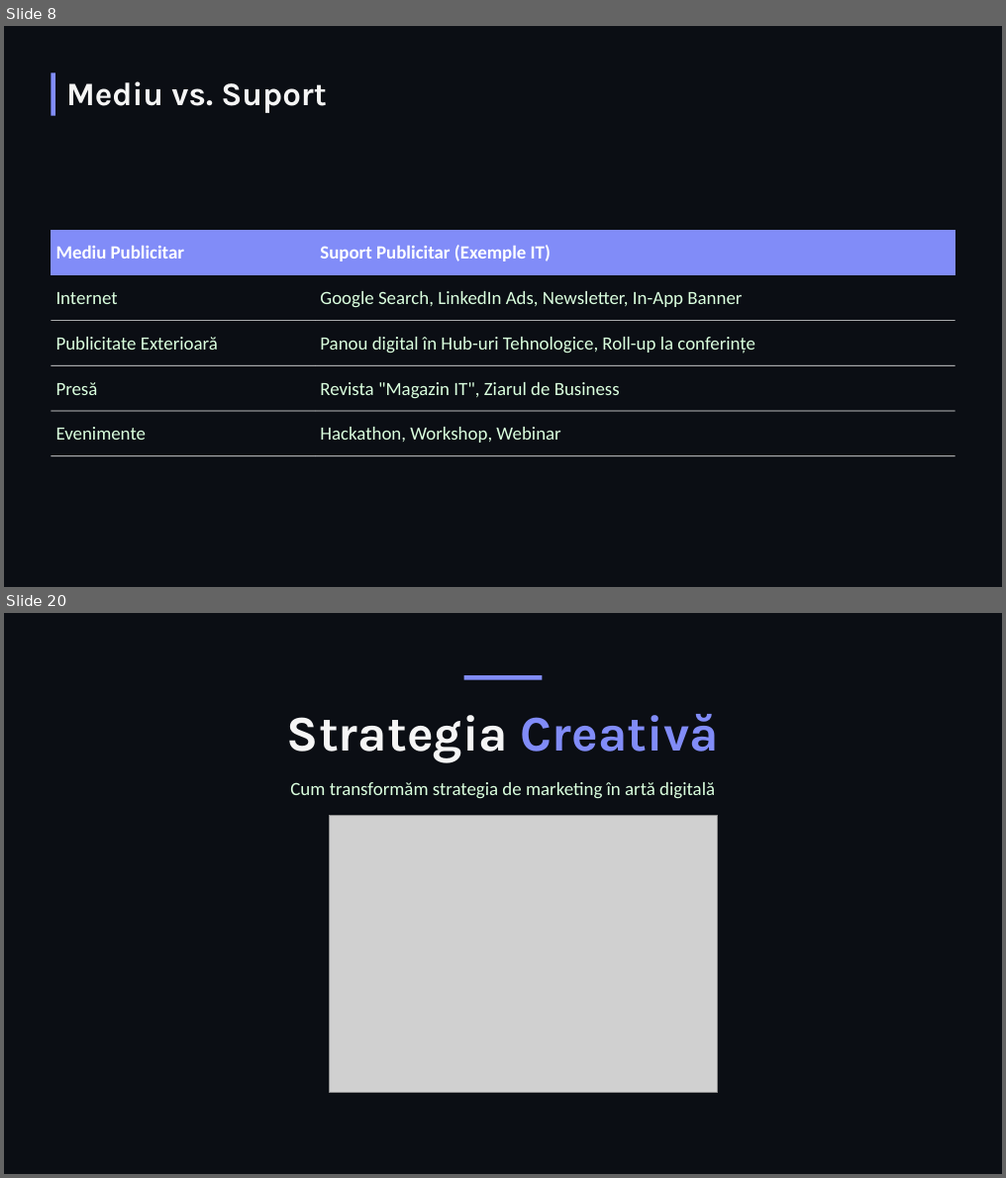
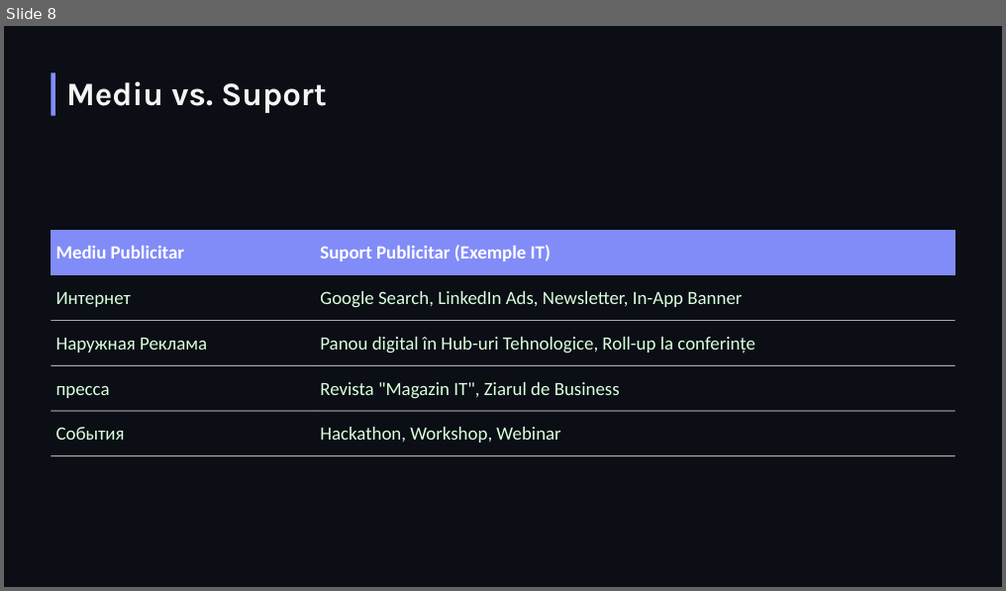
Before and after one commit to Cazacu-Condrat-Dumitru/LucruBackup1, a slide deck: PromovareSoftwareLesson4.pptx. Shown one above the other, each under a label of ours: slides 8 and 20 before the commit, slide 8 after it; the slides between them are not shown. The pictures are 1006x1178 and 1006x591 pixels, drawn with LibreOffice and Linux fonts; fonts in the diff are those of the drawing; grey boxes stand for pictures; background and template pictures are left out. Boxes give left, top, right and bottom in pixels: in the first picture for what was removed or moved away, otherwise in the second. Text is boxed around its words. In the diff, an @@ line names an element or a change of style, - is before the commit and + after.

```diff
--- a/PromovareSoftwareLesson4.pptx
+++ b/PromovareSoftwareLesson4.pptx
@@ slide 20 removed at <box>4,613,1002,1174</box>, background picture (left out) @@
@@ rectangle removed at <box>464,675,543,679</box> @@
@@ text removed at <box>287,714,719,763</box> @@
-Strategia Creativă
@@ text removed at <box>290,782,715,799</box> @@
-Cum transformăm strategia de marketing în artă digitală
@@ picture removed at <box>330,816,718,1093</box> @@
@@ slide 8 changed as well @@
@@ table at <box>51,230,954,458</box> @@
-row 2, column 1: Internet
+row 2, column 1: Интернет
-row 3, column 1: Publicitate Exterioară
+row 3, column 1: Наружная Реклама
-row 4, column 1: Presă
+row 4, column 1: пресса
-row 5, column 1: Evenimente
+row 5, column 1: События
```
Also in this commit, not shown: 14 other slides changed, 13 slides added, 12 other slides removed.
